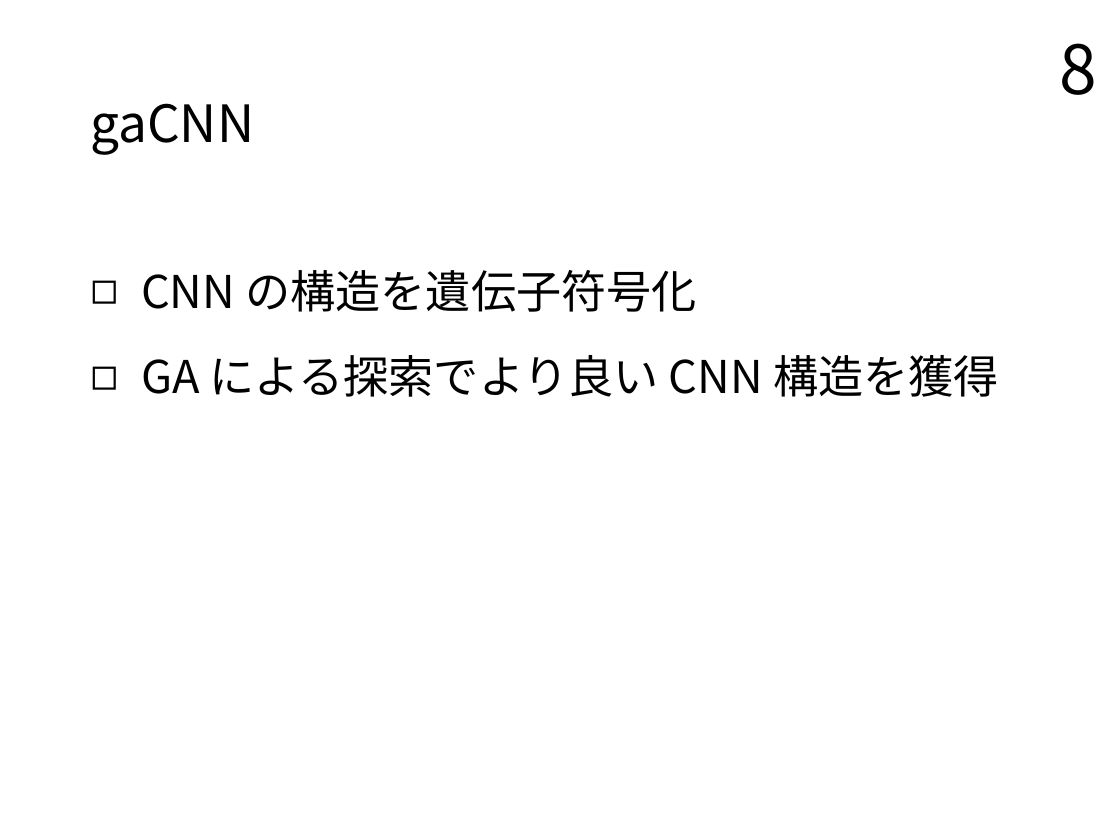
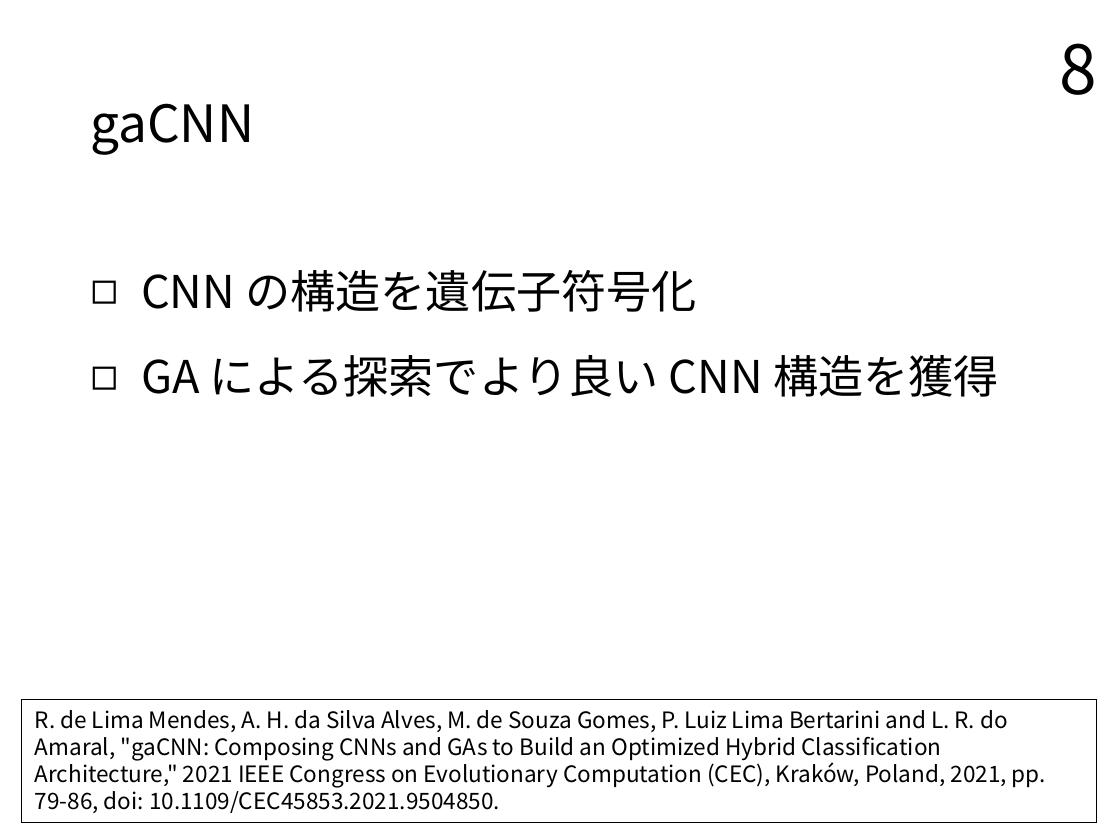
Before and after one commit to TairaTomotaka/kadai, a slide deck: slide 8 of prsn/20230124_prsn_taira.pptx. Drawn at 1120x840 pixels with LibreOffice and Linux fonts; fonts in the diff are those of the drawing. Boxes give left, top, right and bottom in pixels: in the first picture for what was removed or moved away, otherwise in the second. Text is boxed around its words. In the diff, an @@ line names an element or a change of style, - is before the commit and + after.

```diff
--- a/prsn/20230124_prsn_taira.pptx
+++ b/prsn/20230124_prsn_taira.pptx
@@ rectangle added at (22,699,1097,822), outline #000000 0.75 pt, 12 pt, text #000000 @@
+R. de Lima Mendes, A. H. da Silva Alves, M. de Souza Gomes, P. Luiz Lima Bertarini and L. R. do Amaral, "gaCNN: Composing CNNs and GAs to Build an Optimized Hybrid Classification Architecture," 2021 IEEE Congress on Evolutionary Computation (CEC), Kraków, Poland, 2021, pp. 79-86, doi: 10.1109/CEC45853.2021.9504850.
```
Also in this commit, not shown: 6 other slides changed.
